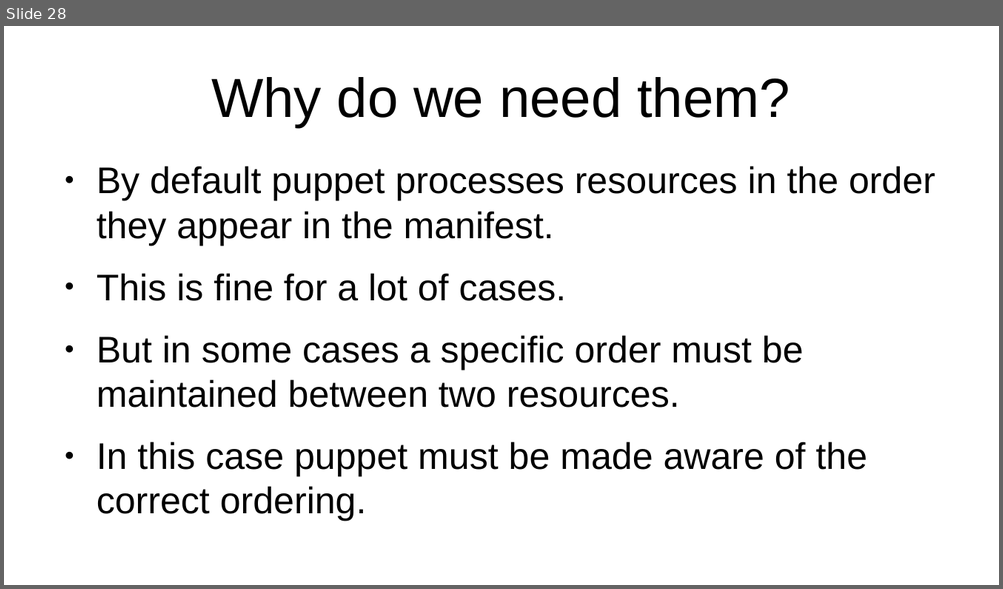
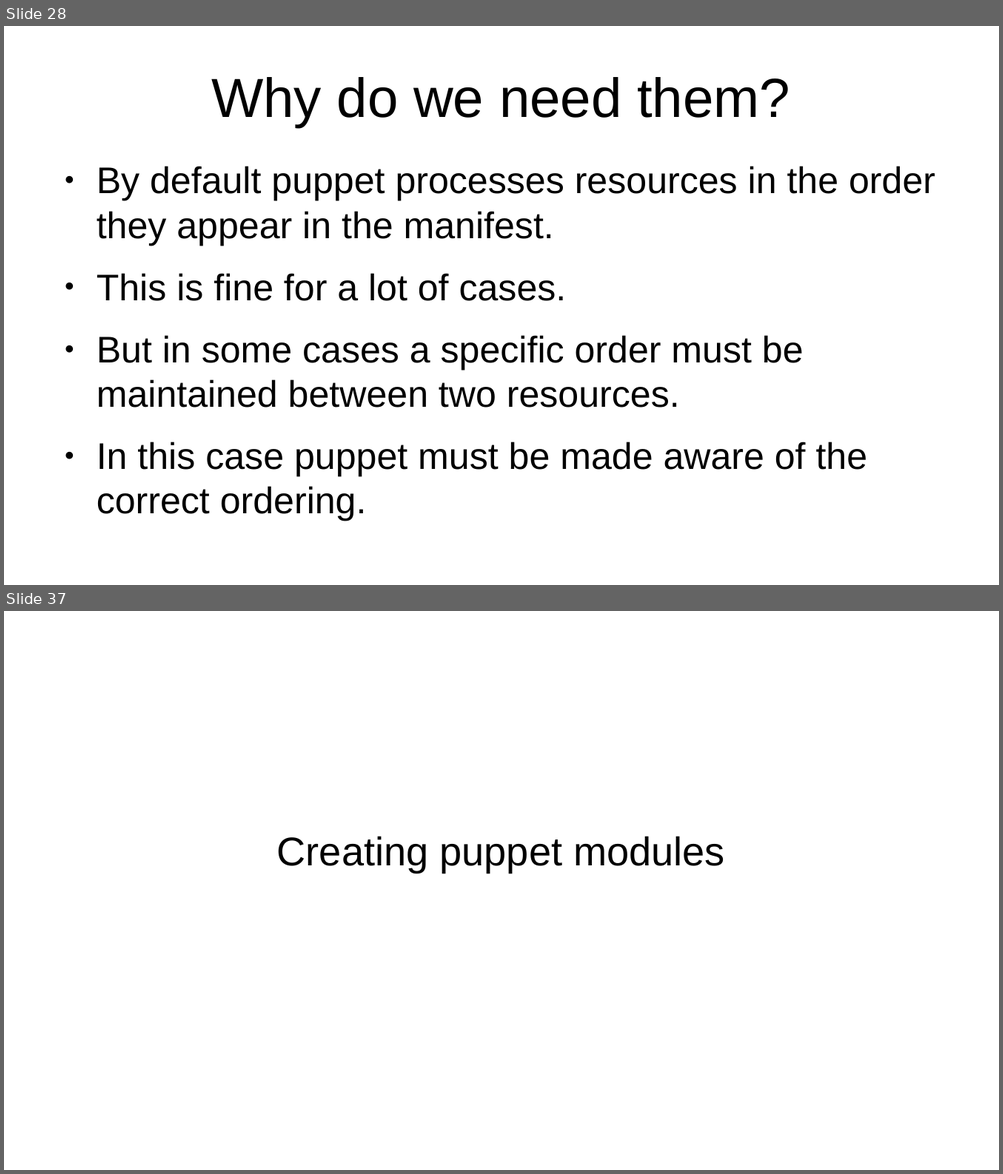
Before and after one commit to veltzer/teaching-puppet, a slide deck: slides.odp. Shown one above the other, each under a label of ours: slide 28 before the commit, slides 28 and 37 after it; the slides between them are not shown. The pictures are 1003x589 and 1003x1174 pixels, drawn with LibreOffice and Linux fonts; fonts in the diff are those of the drawing. Boxes give left, top, right and bottom in pixels: in the first picture for what was removed or moved away, otherwise in the second. Text is boxed around its words. In the diff, an @@ line names an element or a change of style, - is before the commit and + after.

```diff
--- a/slides.odp
+++ b/slides.odp
@@ slide 37 added at bbox=[4, 611, 999, 1170], background #FFFFFF @@
@@ subtitle added at bbox=[277, 836, 725, 872], 32 pt, text #000000 @@
+Creating puppet modules
```
Also in this commit, not shown: 1 slide changed, 11 other slides added, 1 slide removed, 4 other files.
